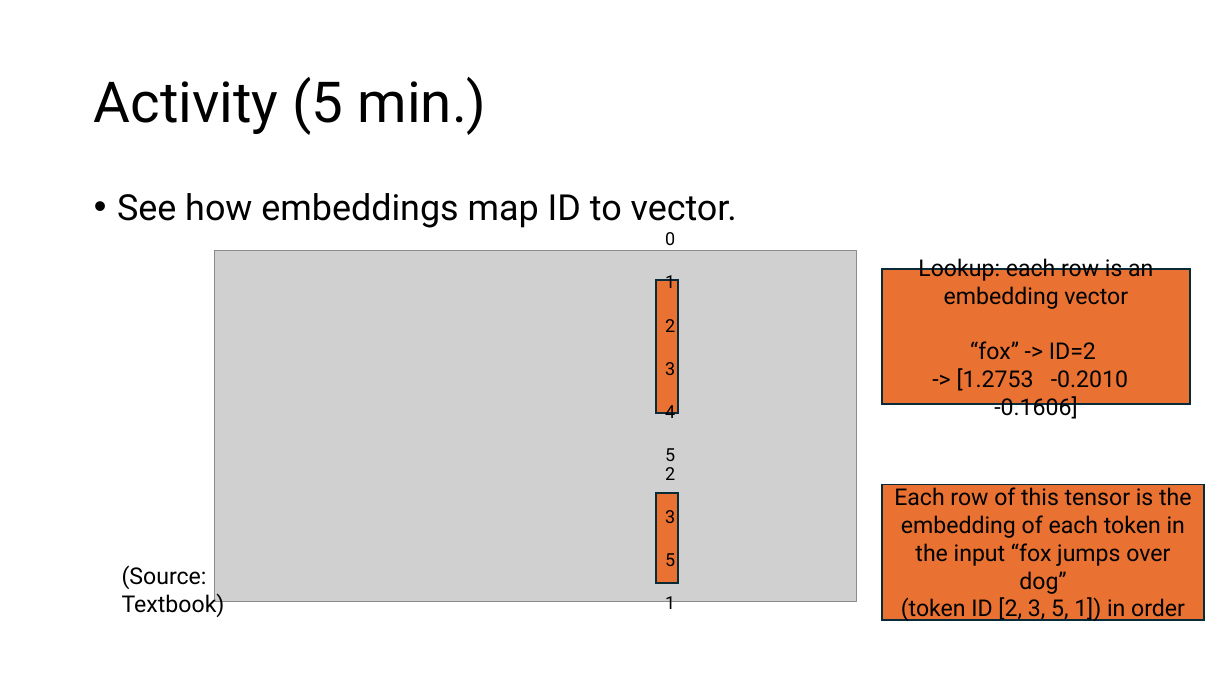
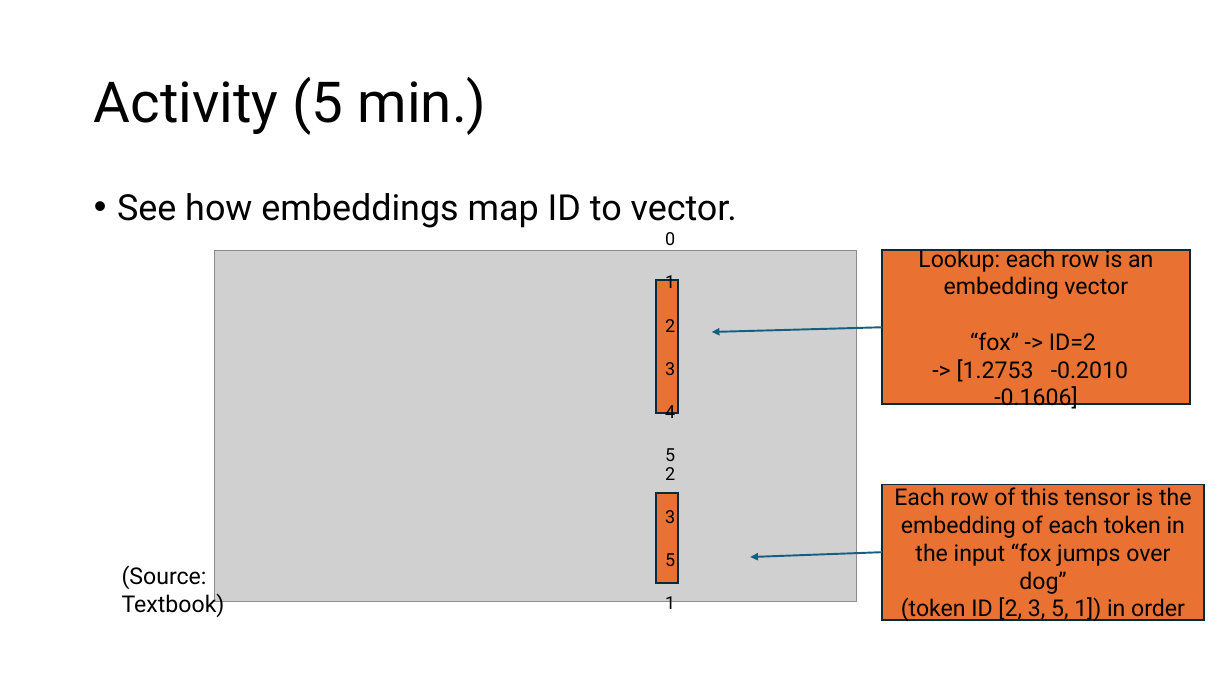
Before and after one commit to Daniel-Gong/LLM-Workshop-Materials, a slide deck: slide 30 of workshop-2-tokenization.pptx. Drawn at 1232x693 pixels with LibreOffice and Linux fonts; fonts in the diff are those of the drawing; grey boxes stand for pictures. Boxes give left, top, right and bottom in pixels: in the first picture for what was removed or moved away, otherwise in the second. Text is boxed around its words. In the diff, an @@ line names an element or a change of style, - is before the commit and + after.

Commit message:
Workshop 2 formatting

```diff
--- a/workshop-2-tokenization.pptx
+++ b/workshop-2-tokenization.pptx
@@ rectangle "Lookup: each row is an ...": place and size @@
-rectangle "Lookup: each row is an ..." at bbox=[883, 269, 1190, 405]
+rectangle "Lookup: each row is an ..." at bbox=[883, 250, 1190, 405]
@@ arrow added from (883, 327) to (712, 332), #156082 1.5 pt @@
@@ arrow added from (883, 553) to (750, 557), #156082 1.5 pt @@
```
